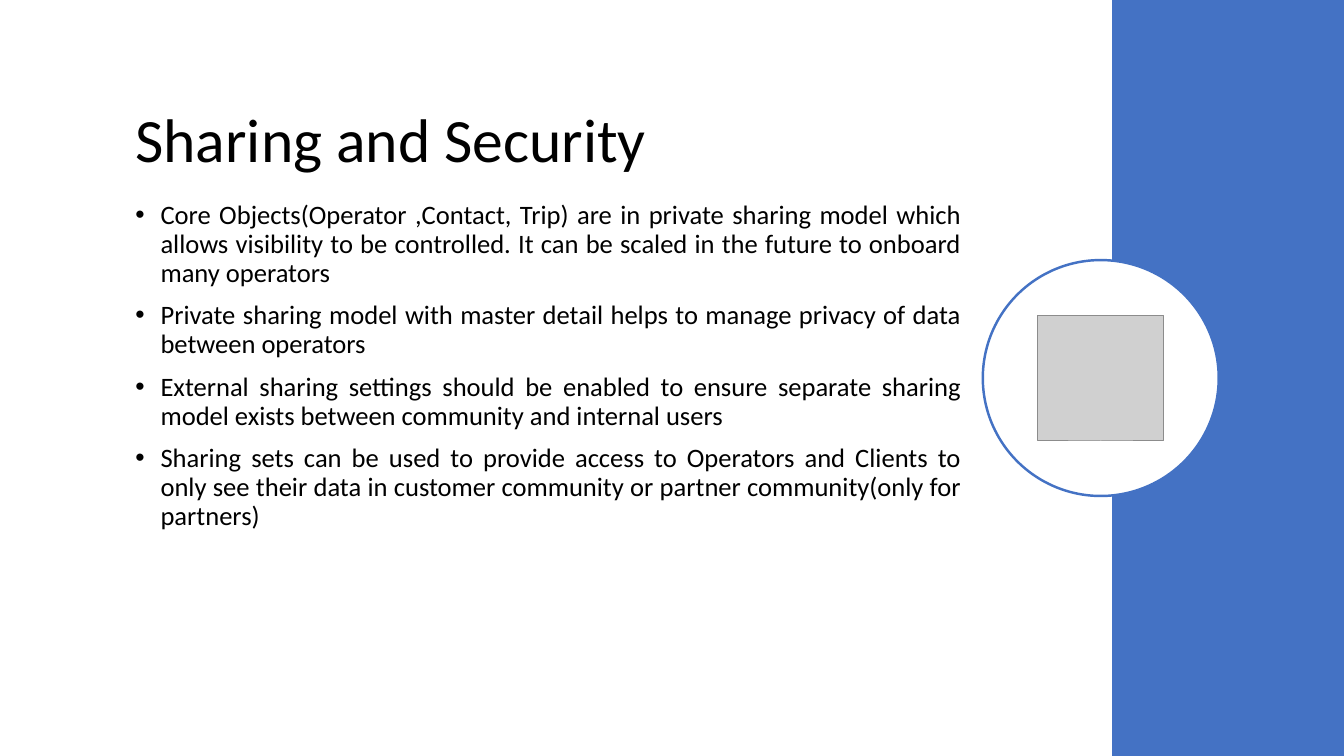
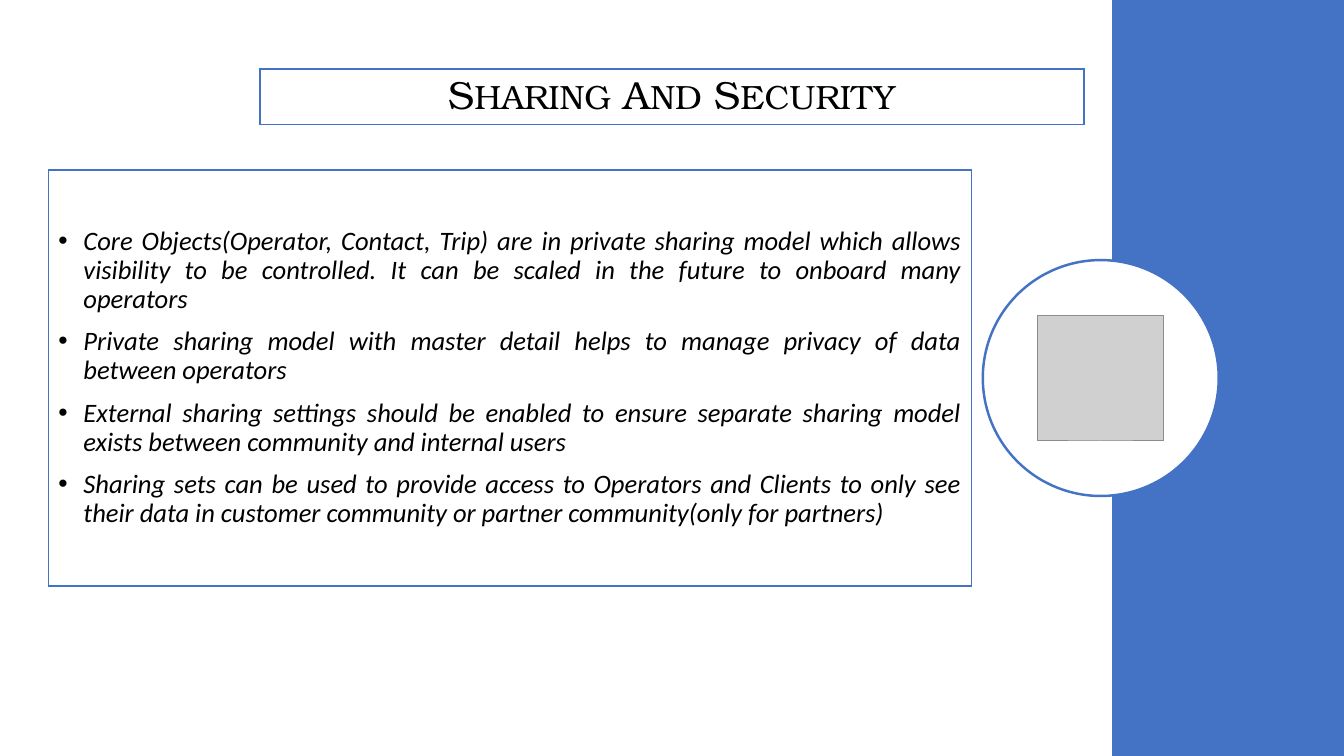
Before and after one commit to srivatsankr/AXDemo, a slide deck: slide 10 of SolutionPresentation/BusTicketingSolution.pptx. Drawn at 1344x756 pixels with LibreOffice and Linux fonts; fonts in the diff are those of the drawing; grey boxes stand for pictures. Boxes give left, top, right and bottom in pixels: in the first picture for what was removed or moved away, otherwise in the second. Text is boxed around its words. In the diff, an @@ line names an element or a change of style, - is before the commit and + after.

```diff
--- a/SolutionPresentation/BusTicketingSolution.pptx
+++ b/SolutionPresentation/BusTicketingSolution.pptx
@@ title added at (260,70,1084,125), fill #FFFFFF, outline #4472C4 1 pt, 24 pt, text #000000 @@
+SHARING AND SECURITY
@@ title removed at (135,119,645,173) @@
-Sharing and Security
@@ text "Core Objects(Operator, Contact, Trip) are ...": place and size @@
-text "Core Objects(Operator, Contact, Trip) are ..." at (161,204,961,530)
+text "Core Objects(Operator, Contact, Trip) are ..." at (48,170,972,587)
@@ text "Core Objects(Operator, Contact, Trip) are ..." at (48,170,972,587): fill none to #FFFFFF; outline none to #4472C4 1 pt @@
@@ text at (83,230,961,313): text changed; italic on @@
-• Core Objects(Operator ,Contact, Trip) are in private sharing model which allows visibility to be controlled. It can be scaled in the future to onboard many operators
+• Core Objects(Operator, Contact, Trip) are in private sharing model which allows visibility to be controlled. It can be scaled in the future to onboard many operators
@@ text at (83,331,961,527): italic on in "Private sharing model with master detail helps ...", "External sharing settings should be enabled to ...", "Sharing sets can be used to provide ..." @@
```
Also in this commit, not shown: 14 other slides changed, 1 slide added, 1 slide removed.
